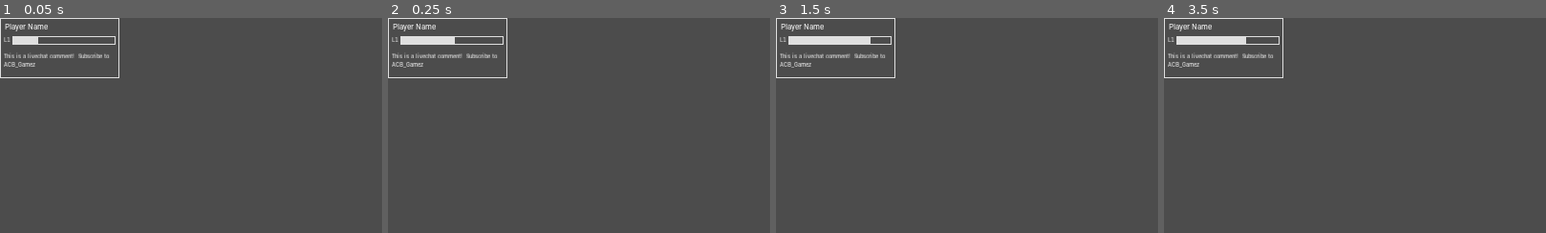
Above: before the commit, frames 1-4 (left to right).
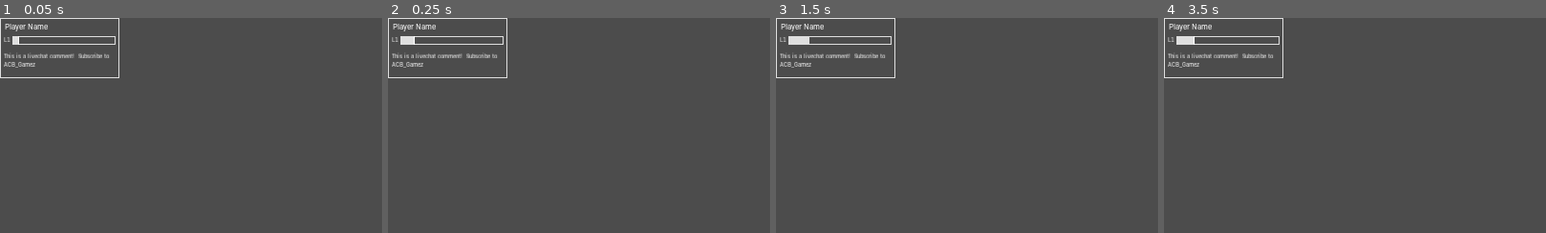
Above: after the commit, the same moments.

Repository: ACB-prgm/LiveStreamGamez.nosync
Game: Godot game, scene res://ChatXP/ChatPlayer/ChatPlayer.tscn
Two runs of this game, one before a commit and one after it. Both use one fixed random seed, a clock stepped at 60 frames per second and the inputs below. This scene is started directly instead of the project's main scene.
Inputs (mouse positions are % of the whole screen's width and height, from its top left):
- Up to frame 1 (0.05 s): no input
- Up to frame 2 (0.25 s): no input
- Up to frame 3 (1.5 s): move the mouse to (72, 45) at 0.52 s; tap Enter at 1.25 s; move the mouse to (30, 55) at 1.27 s
- Up to frame 4 (3.5 s): tap Space at 2 s; move the mouse to (60, 28) at 2.02 s; tap Enter at 2.75 s; move the mouse to (45, 70) at 2.77 s
The pictures show only the part of the screen within x 0-50%, y 0-50%; the shares and areas given below are measured in that part.

The runs differ from the first frame. In frame 1, 0.2% of the frame differs, in the area x 4-10%, y 8-13%; in frame 2, 0.3%; in frame 3, 0.5%, in the area x 8-25%, y 8-12%; in frame 4, 0.4%.
Error before the commit: Invalid get index '1' (on base: 'PoolStringArray'). (res://ChatScraping/YoutTubeAPI.gd:65)

Commit message:
Player Glow

Diff:
--- a/ProjectFiles/ChatScraping/YoutTubeAPI.gd
+++ b/ProjectFiles/ChatScraping/YoutTubeAPI.gd
@@ -12,7 +12,6 @@
 
 
 func _ready():
-	get_time_from_BroadcastDateTime("hi")
 	add_child(timer)
 	timer.set_wait_time(2.0)
 	timer.set_one_shot(true)
--- a/ProjectFiles/ChatXP/ChatPlayer/ChatPlayer.gd
+++ b/ProjectFiles/ChatXP/ChatPlayer/ChatPlayer.gd
@@ -6,26 +6,38 @@
 onready var icon = $VBoxContainer/Identifier/TextureRect
 onready var xp_bar = $VBoxContainer/XP/ProgressBar
 onready var commentLabel = $VBoxContainer/CommentLabel
+onready var glow_bar = $VBoxContainer/XP/ProgressBar/ColorRect
 
 
 func _ready():
-	give_xp(80)
+	set_physics_process(false)
+	glow_bar.modulate.a = 0
+	give_xp(20)
 
 
-func _on_Tween_tween_completed(object, key):
-	yield(get_tree().create_timer(1), "timeout")
-	xp_bar.value = 0
-	yield(get_tree().create_timer(1), "timeout")
-	give_xp(80)
+func _on_Tween_tween_completed(object, _key):
+	if object == xp_bar:
+		yield(get_tree().create_timer(1), "timeout")
+		xp_bar.value = 0
+		yield(get_tree().create_timer(1), "timeout")
+		give_xp(20)
 
 
-#func _physics_process(delta):
-#	var xp_pos = xp_bar.rect_global_position + Vector2(0, xp_bar.rect_size.y/2)
-#	var offset = xp_bar.rect_size.x * xp_bar.value/100.0 + 3
-#	particles.global_position = xp_pos + Vector2(offset, 0)
+func _physics_process(_delta):
+	var xp_pos = xp_bar.rect_global_position
+	var offset = xp_bar.rect_size.x * xp_bar.value/100.0 - glow_bar.rect_size.x/4
+	glow_bar.rect_global_position = xp_pos + Vector2(offset, 0)
 
 
 func give_xp(xp):
+	set_physics_process(true)
 	tween.interpolate_property(xp_bar, "value", xp_bar.value, xp, 1,
 	Tween.TRANS_CIRC, Tween.EASE_OUT)
 	tween.start()
+	glow_bar.modulate.a = 2
+
+	yield(tween, "tween_completed")
+	set_physics_process(false)
+	tween.interpolate_property(glow_bar, "modulate:a", glow_bar.modulate.a, 0, .5,
+	Tween.TRANS_CIRC, Tween.EASE_OUT)
+	tween.start()
--- a/ProjectFiles/ChatXP/ChatPlayer/ChatPlayer.tscn
+++ b/ProjectFiles/ChatXP/ChatPlayer/ChatPlayer.tscn
@@ -75,6 +75,13 @@
 custom_styles/bg = ExtResource( 1 )
 percent_visible = false
 
+[node name="ColorRect" type="ColorRect" parent="VBoxContainer/XP/ProgressBar"]
+margin_right = 6.0
+margin_bottom = 40.0
+__meta__ = {
+"_edit_use_anchors_": false
+}
+
 [node name="HSeparator" type="HSeparator" parent="VBoxContainer"]
 margin_top = 130.0
 margin_right = 3.0
--- a/ProjectFiles/MainScene/Main.tscn
+++ b/ProjectFiles/MainScene/Main.tscn
@@ -1,9 +1,19 @@
-[gd_scene load_steps=9 format=2]
+[gd_scene load_steps=10 format=2]
 
 [ext_resource path="res://MainScene/Main.gd" type="Script" id=1]
 [ext_resource path="res://TaskManager/TaskManager.tscn" type="PackedScene" id=2]
 [ext_resource path="res://TaskManager/Flat-it - BioSans-Regular.otf" type="DynamicFontData" id=3]
 [ext_resource path="res://TaskManager/ChapterSelector/LiveStreamChapters.tscn" type="PackedScene" id=4]
+
+[sub_resource type="Environment" id=5]
+background_mode = 4
+glow_enabled = true
+glow_levels/2 = true
+glow_levels/5 = false
+glow_intensity = 0.9
+glow_strength = 0.95
+glow_blend_mode = 1
+glow_bicubic_upscale = true
 
 [sub_resource type="StyleBoxFlat" id=1]
 content_margin_left = 20.0
@@ -34,6 +44,9 @@
 __meta__ = {
 "_edit_use_anchors_": false
 }
+
+[node name="WorldEnvironment" type="WorldEnvironment" parent="."]
+environment = SubResource( 5 )
 
 [node name="VBoxContainer" parent="." instance=ExtResource( 2 )]
 anchor_left = 1.0
